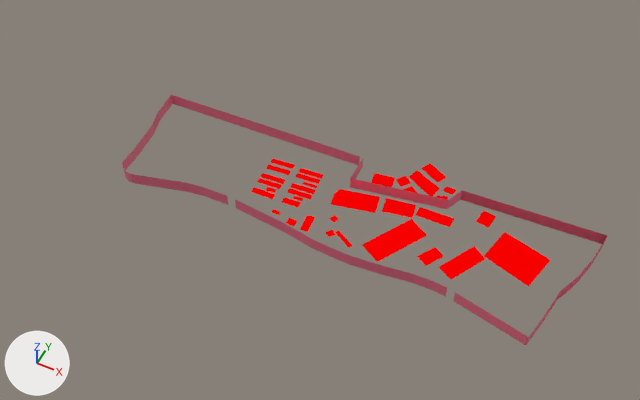
Two versions of the Blender file Blender files/models/mj.blend, one commit apart.
Camera for both pictures: a 50 mm lens placed at (345.0, -792.0, 973.0), pointed at (-62.0, 22.0, -44.0). Lighting does not change. The marker at lower left points along +X, +Y and +Z.

Objects in the first picture: '314671317', '339688828', '340053098', '340053223', '340053359', '354035076', 'Road No. 3'.
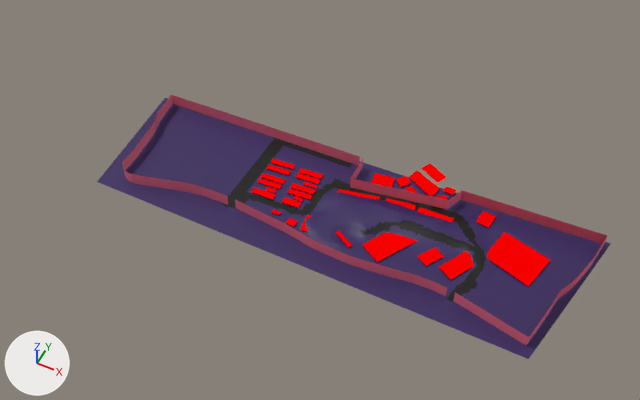
The newer file is also turned or shifted as a whole; pictures and numbers use the older file's frame.

Pixel boxes [x1, y1, x2, y2] of what changed, in the pictures (640 x 400 px):
'FLOOR', added (purple): after [97, 98, 611, 359]
    faces in mat_material (dark purple #35225d): [97, 98, 611, 359]
    faces in mat_road (black #000000): [223, 138, 486, 302]

What changed in the scene script:
```text
Add mat_material:
    mat_material = principled_material('Material')
    mat_material.base_color = (0.0355, 0.0159, 0.111)  # dark purple #35225e
Add mat_road:
    mat_road = principled_material('ROAD')
    mat_road.base_color = (0.0, 0.0, 0.0)  # black #000000
Add me_plane:
    me_plane.from_pydata(...)  # 6190 vertices, 12094 faces; spans x -374.0..358.0, y -135.0..99.0, z 1.0..15.0
    # faces by material slot: [10697, 1397]
    me_plane.materials.append(mat_material)  # dark purple #35225e
    me_plane.materials.append(mat_road)  # black #000000
Add ob_floor:
    ob_floor = bpy.data.objects.new('FLOOR', me_plane)
    ob_floor.location = (0.0, 0.0, -5.0)
```
